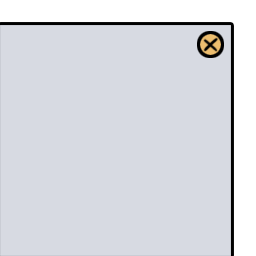
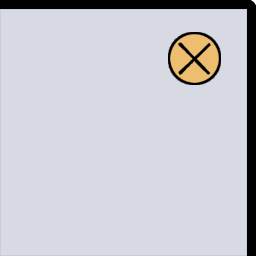
Two versions of the same layered image (256×256). Layer-by-layer changes:
added layer "レイヤー 6" above "レイヤー 7" over [168, 32, 221, 85]
added layer "レイヤー 7" above "レイヤー 5" over [168, 33, 220, 85]
hid "レイヤー 5" over [202, 37, 219, 52]
hid "レイヤー 4" over [197, 31, 224, 58]
painted on "レイヤー 2" over [0, 9, 247, 256]
